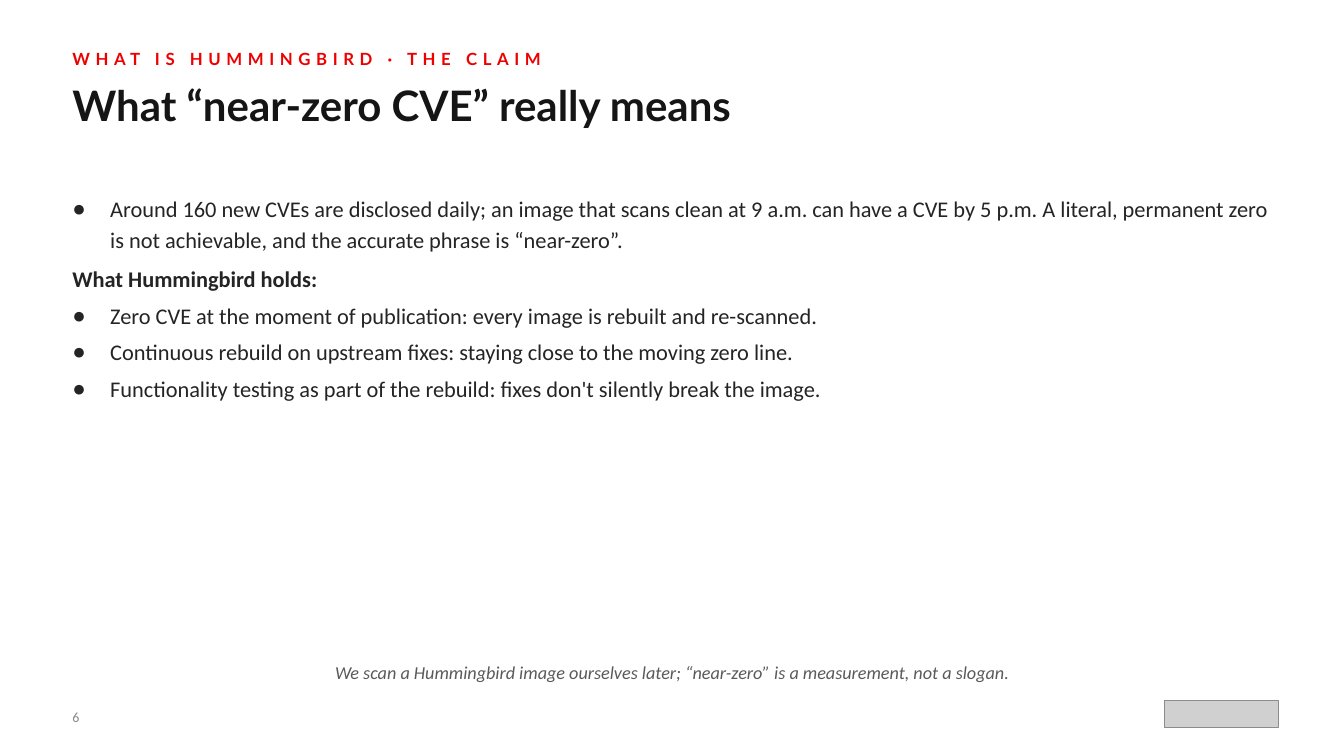
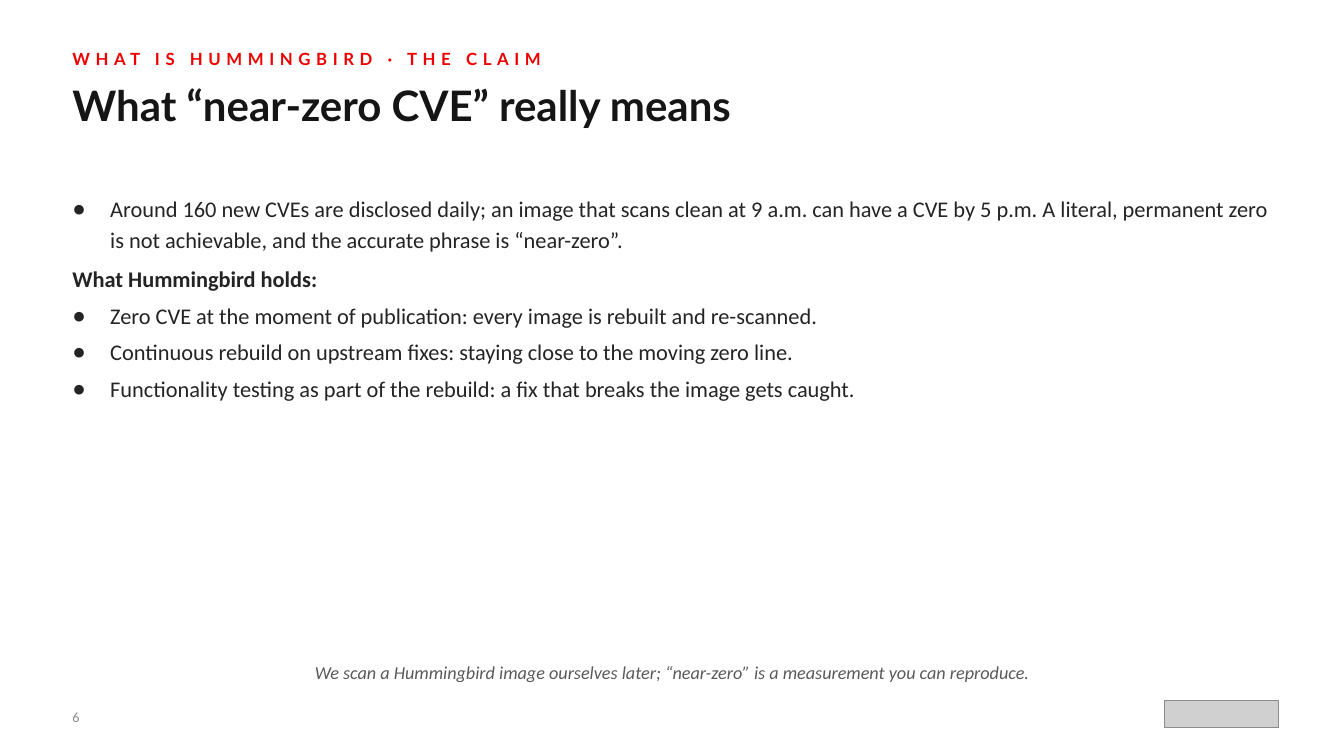
Before and after one commit to patterncatalyst/hummingbird-tutorial, a slide deck: slide 6 of presentations/hummingbird-overview.pptx. Drawn at 1344x756 pixels with LibreOffice and Linux fonts; fonts in the diff are those of the drawing; grey boxes stand for pictures. Boxes give left, top, right and bottom in pixels: in the first picture for what was removed or moved away, otherwise in the second. Text is boxed around its words. In the diff, an @@ line names an element or a change of style, - is before the commit and + after.

```diff
--- a/presentations/hummingbird-overview.pptx
+++ b/presentations/hummingbird-overview.pptx
@@ text at box(110, 381, 855, 401): text changed @@
-● Functionality testing as part of the rebuild: fixes don't silently break the image.
+● Functionality testing as part of the rebuild: a fix that breaks the image gets caught.
@@ text at box(315, 666, 1029, 682): text changed @@
-We scan a Hummingbird image ourselves later; “near-zero” is a measurement, not a slogan.
+We scan a Hummingbird image ourselves later; “near-zero” is a measurement you can reproduce.
```
Also in this commit, not shown: 3 other slides changed, 25 other files.
